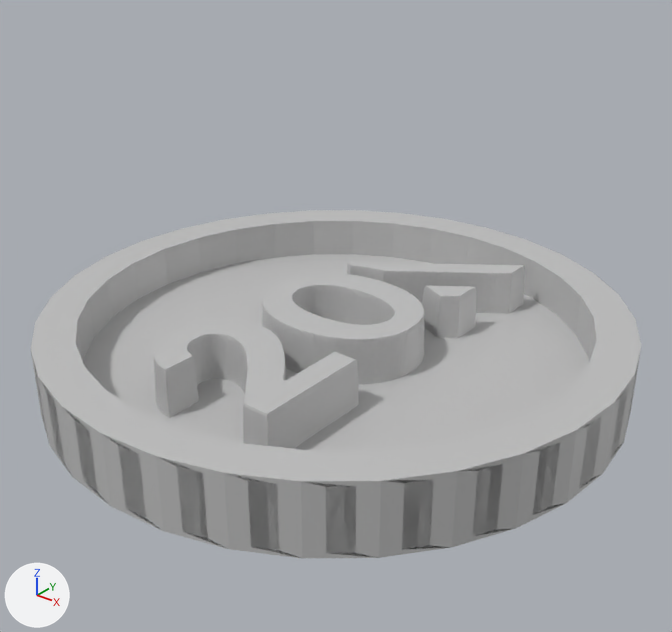
The glTF model assets/models/medals/twenty.glb: old version first, new version second.
Both versions are drawn from a 50 mm camera at (1.799, -2.248, 1.482) aimed at (-0.018, 0.023, 0.074). The lights are fixed; the arrows at lower left show +X, +Y and +Z. The picture after the commit comes second.

Objects in the first picture: 'Cylinder', 'ImageToStl.com_twenty'.
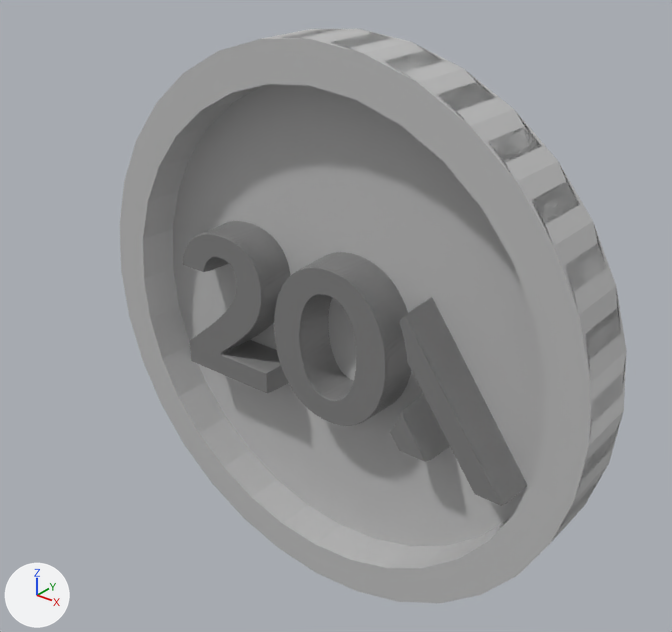
Boxes (x1, y1, x2, y2) around the edits, measured in the pictures (672 x 632 px):
'Cylinder', moved, turned
    before: (31, 210, 641, 558)
    after: (119, 29, 627, 603)
'ImageToStl.com_twenty', recoloured, moved, turned
    before: (154, 262, 525, 449)
    after: (183, 221, 527, 506)

Patch to the scene script:
```diff
--- a/assets/models/medals/twenty.glb.py
+++ b/assets/models/medals/twenty.glb.py
@@ mat_material @@
+mat_material = principled_material('Material')
+mat_material.base_color = (0.216, 0.216, 0.216)  # grey #808080
@@ me_imagetostl_com_twenty @@
 me_imagetostl_com_twenty.from_pydata(...)  # 21275 vertices, 42538 faces; spans x -1.64..1.77, y -0.82..0.7, z -0.2..0.2
-me_imagetostl_com_twenty.materials.append(mat_material_005)  # light grey #c0c0c0
+me_imagetostl_com_twenty.materials.append(mat_material)  # grey #808080
@@ ob_cylinder @@
 ob_cylinder = bpy.data.objects.new('Cylinder', me_cylinder)
-ob_cylinder.location = (0.0, 0.0, 0.0)
+ob_cylinder.location = (-0.015, 0.017, 0.023)
+ob_cylinder.rotation_euler = (1.571, 0.0, 0.0)  # degrees (90, 0, 0)
 ob_cylinder.scale = (1.0, 1.0, 0.12)
@@ ob_imagetostl_com_twenty @@
 ob_imagetostl_com_twenty = bpy.data.objects.new('ImageToStl.com_twenty', me_imagetostl_com_twenty)
-ob_imagetostl_com_twenty.location = (0.0, 0.0, 0.046)
-ob_imagetostl_com_twenty.rotation_euler = (0.0, 0.0, 1.571)  # degrees (0, 0, 90)
+ob_imagetostl_com_twenty.location = (0.015, -0.017, 0.023)
+ob_imagetostl_com_twenty.rotation_euler = (1.571, 0.0, 0.0)  # degrees (90, 0, 0)
 ob_imagetostl_com_twenty.scale = (0.414, 0.414, 0.414)
```
